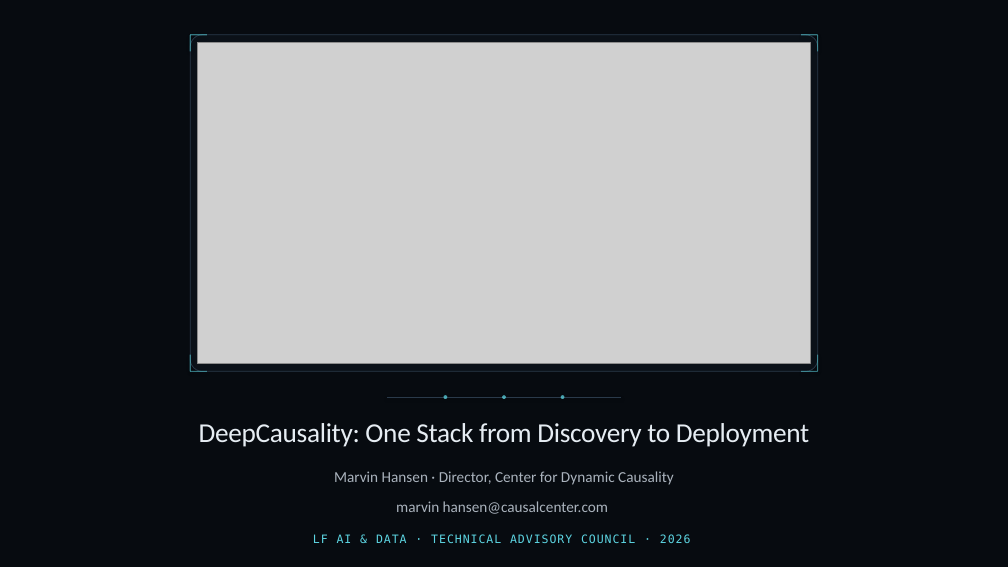
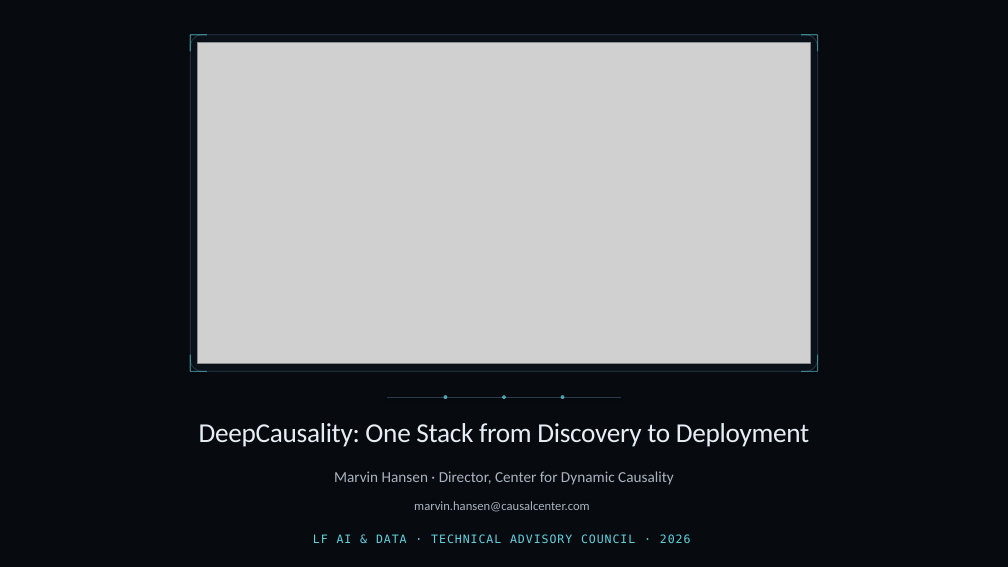
Before and after one commit to deepcausality-rs/deep_causality, a slide deck: slide 1 of docs/LF/slides/LF_2026/DeepCausality_TAC_2026.pptx. Drawn at 1008x567 pixels with LibreOffice and Linux fonts; fonts in the diff are those of the drawing; grey boxes stand for pictures. Boxes give left, top, right and bottom in pixels: in the first picture for what was removed or moved away, otherwise in the second. Text is boxed around its words. In the diff, an @@ line names an element or a change of style, - is before the commit and + after.

```diff
--- a/docs/LF/slides/LF_2026/DeepCausality_TAC_2026.pptx
+++ b/docs/LF/slides/LF_2026/DeepCausality_TAC_2026.pptx
@@ text "marvin.hansen@causalcenter.com" at (414,501,589,512): size 14.5 to 12 pt; text colour #000000 to #AAB3BD in "marvin.hansen@causalcenter.com" @@
```
Also in this commit, not shown: 14 other slides changed, 1 slide added.
